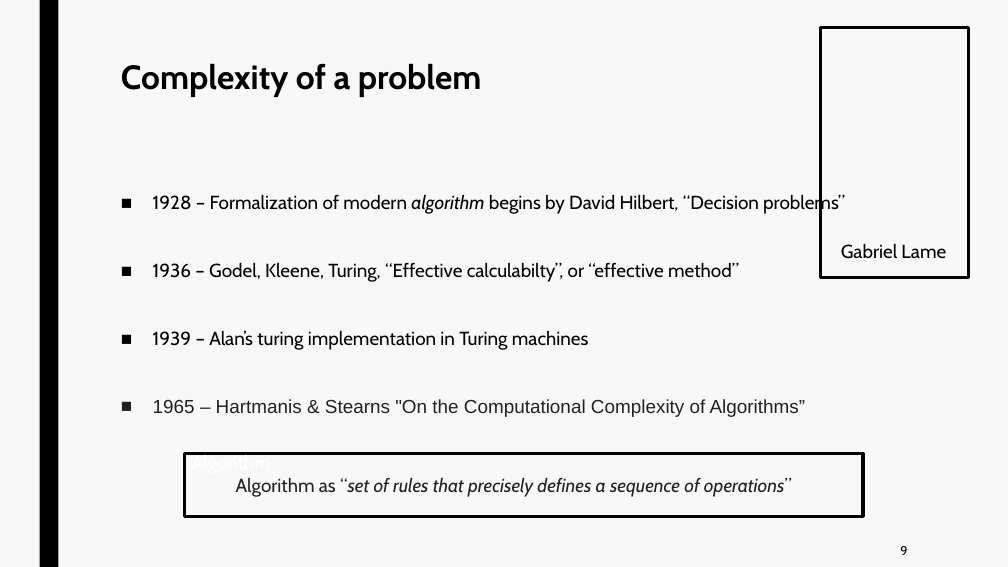
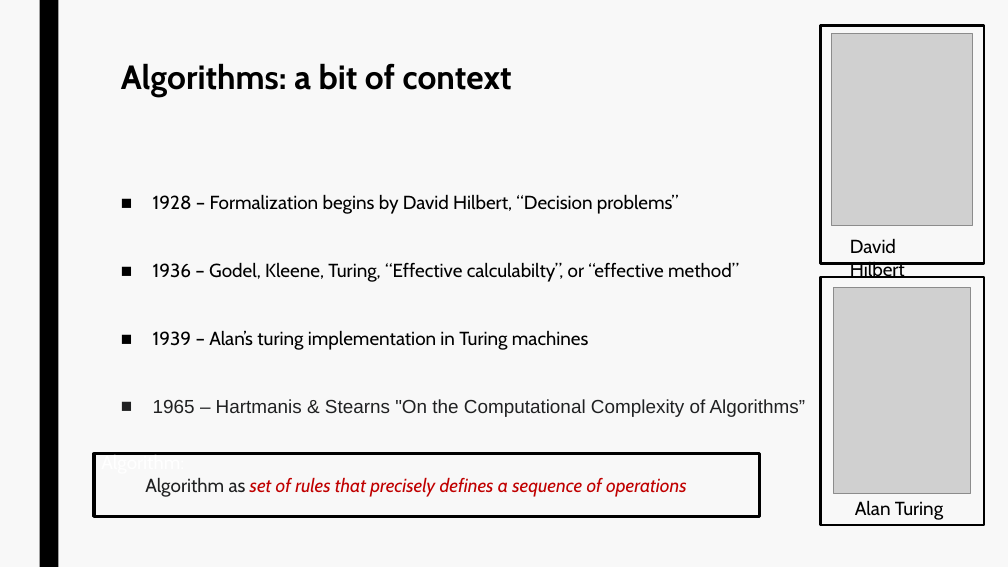
Before and after one commit to jurtasun/presentations, a slide deck: slide 8 of 202306_LMS_Complexity/230619_LMS_Complexity.ppt. Drawn at 1008x567 pixels with LibreOffice and Linux fonts; fonts in the diff are those of the drawing; grey boxes stand for pictures. Boxes give left, top, right and bottom in pixels: in the first picture for what was removed or moved away, otherwise in the second. Text is boxed around its words. In the diff, an @@ line names an element or a change of style, - is before the commit and + after.

```diff
--- a/202306_LMS_Complexity/230619_LMS_Complexity.ppt
+++ b/202306_LMS_Complexity/230619_LMS_Complexity.ppt
@@ rectangle: place and size @@
-rectangle at (820, 27, 969, 277)
+rectangle at (820, 26, 985, 263)
@@ picture added at (832, 34, 973, 225) @@
@@ title at (121, 63, 512, 97): text changed @@
-Complexity of a problem
+Algorithms: a bit of context
@@ text at (153, 194, 679, 214): text changed @@
-■ 1928 – Formalization of modern algorithm begins by David Hilbert, “Decision problems”
+■ 1928 – Formalization begins by David Hilbert, “Decision problems”
@@ text at (850, 238, 905, 281): text changed @@
-Gabriel Lame
+David Hilbert
@@ rectangle added at (820, 277, 985, 525), outline #000000 2.75 pt @@
@@ picture added at (834, 287, 971, 493) @@
@@ rectangle "Algorithm:": place and size @@
-rectangle "Algorithm:" at (185, 454, 864, 516)
+rectangle "Algorithm:" at (94, 454, 760, 516)
@@ text in rectangle at (145, 477, 687, 497): text changed; text colour #202122 to #C00000 @@
-  Algorithm as “set of rules that precisely defines a sequence of operations”
+  Algorithm as set of rules that precisely defines a sequence of operations
@@ text added at (855, 500, 943, 520), 18 pt, text #000000 @@
+Alan Turing
@@ page number removed at (900, 546, 907, 555) @@
-9
```
Also in this commit, not shown: 3 other slides changed, 3 other files.
